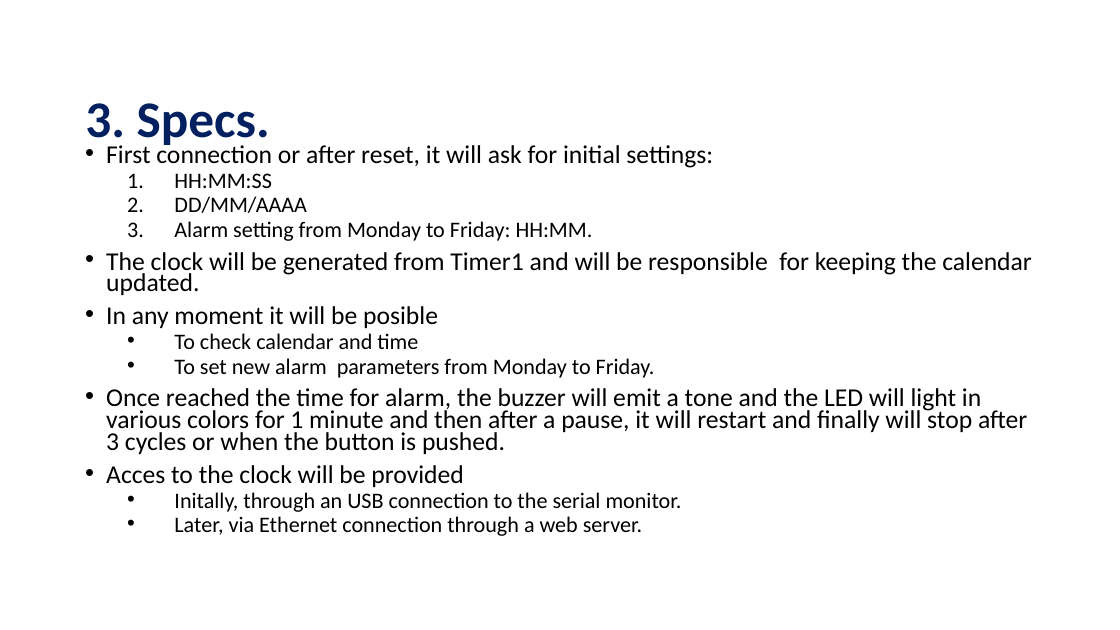
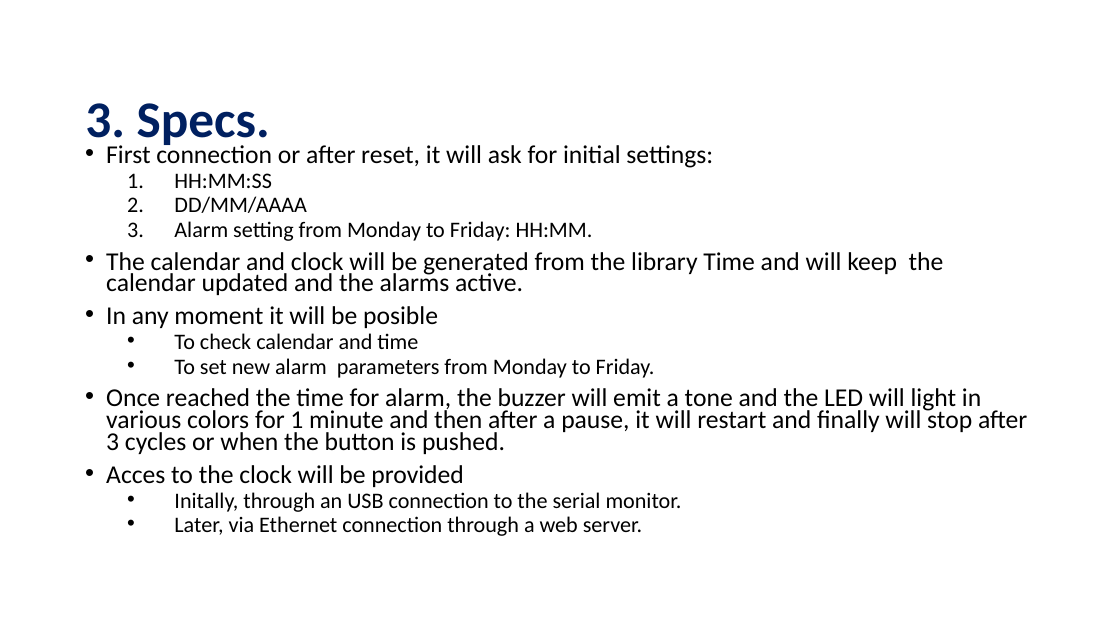
Before and after one commit to FlorLoreto/Projects, a slide deck: slide 6 of The Internet of Things.ppt (slide 7 before the commit). Drawn at 1120x630 pixels with LibreOffice and Linux fonts; fonts in the diff are those of the drawing; background and template pictures are left out. Boxes give left, top, right and bottom in pixels: in the first picture for what was removed or moved away, otherwise in the second. Text is boxed around its words. In the diff, an @@ line names an element or a change of style, - is before the commit and + after.

```diff
--- a/The Internet of Things.ppt
+++ b/The Internet of Things.ppt
@@ text at bbox=[106, 252, 944, 295]: text changed @@
-• The clock will be generated from Timer1 and will be responsible for keeping the calendar updated.
+• The calendar and clock will be generated from the library Time and will keep the calendar updated and the alarms active.
```
Also in this commit, not shown: 13 other slides changed, 2 slides added, 2 slides removed, 22 other files.
